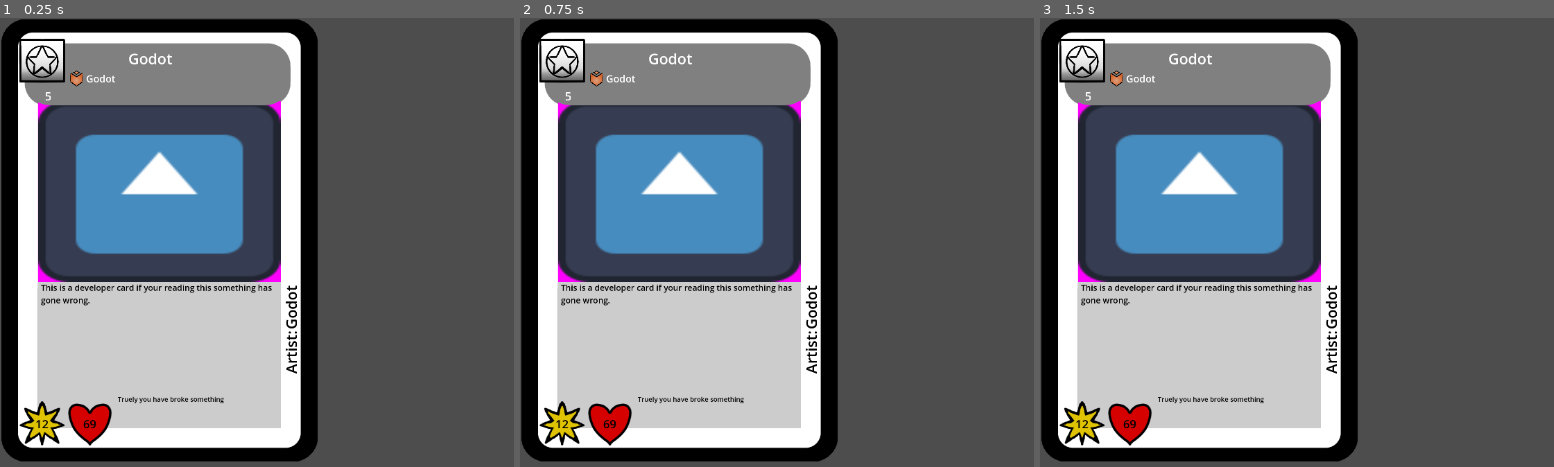
Above: before the commit, frames 1-3 (left to right).
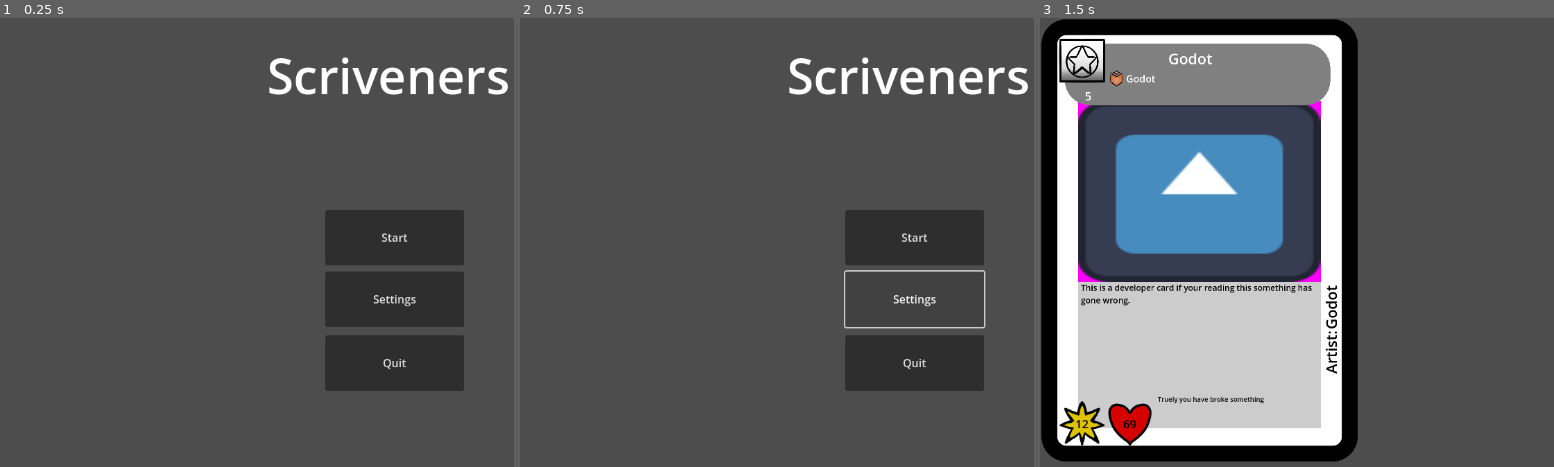
Above: after the commit, the same moments.

Repository: Diah50/Scriveners_Digital_Card_Game
Game: Godot game, scene res://scenes/main.tscn
Same seed, same stepped clock (60 frames per second), same inputs: the game is played once before the commit and once after it.
Inputs (mouse positions are in pixels of both pictures, inside the frame that each line leads up to):
- Up to frame 1 (0.25 s): no input
- Up to frame 2 (0.75 s): click (915, 300) at 0.5 s, where only the run after the commit has a clickable "Settings"
- Up to frame 3 (1.5 s): click (1435, 238) at 1.25 s, where only the run after the commit has a clickable "Start"

The runs differ from the first frame. In frame 1, 64% of the frame differs, in the area x 0-99%, y 0-99%; in frame 2, 61%; in frame 3, 1.7%.

Commit message:
added a main menu and

Diff:
--- /dev/null
+++ b/global scripts/cardResource.gd
@@ -0,0 +1,59 @@
+extends Resource
+
+class_name CardData
+enum Faction{AMBITION,INGENUITY,STRENGTH,ENDURANCE,TENACITY,CONTROL,HEGEMONY}
+
+enum Subtype {ROBOT}
+enum CardType {CARD,COMMANDER,LOCATION,SUPPORT,NEUTRAL,EQUIPMENT}
+@export var cardName:String
+@export var cost:int
+@export var cardType:CardType
+@export var faction:Faction
+@export var subtype:String
+@export var power:int
+@export var heart:int
+@export var description:String
+@export var flovorText:String
+@export var artistName:String
+@export var cardArt:String
+
+func load_card_type_texture(type:CardType):
+	match type:
+		CardType.CARD:
+			return load("res://assets/textures/Icons/card types/card_icon.png")
+		CardType.COMMANDER:
+			return load("res://assets/textures/Icons/card types/commander_icon.png")
+		CardType.LOCATION:
+			return load("res://assets/textures/Icons/card types/location_icon.png")
+		CardType.SUPPORT:
+			return load("res://assets/textures/Icons/card types/support_icon.png")
+		CardType.NEUTRAL:
+			return load("res://assets/textures/Icons/card types/neutral_icon.png")
+		CardType.EQUIPMENT:
+			return load("res://assets/textures/Icons/card types/equipment_icon.png")
+
+		_:
+			push_error("Nonexistent card type")
+			return load("res://icon.svg")
+
+func load_faction_texture(faction:Faction):
+	match faction:
+		Faction.AMBITION:
+			return load("res://assets/textures/Icons/factions/ambition_icon.png")
+		Faction.INGENUITY:
+			return load("res://assets/textures/Icons/factions/ingenuity_icon.png")
+		Faction.STRENGTH:
+			return load("res://assets/textures/Icons/factions/strength_icon.png")
+		Faction.ENDURANCE:
+			return load("res://assets/textures/Icons/factions/endurance_icon.png")
+		Faction.TENACITY:
+			return load("res://assets/textures/Icons/factions/tenacity_icon.png")
+		Faction.CONTROL:
+			return load("res://assets/textures/Icons/factions/control_icon.png")
+		Faction.HEGEMONY:
+			return load("res://assets/textures/Icons/factions/hegemony_icon.png")
+		_:
+			push_error("Nonexistent faction type")
+			return load("res://icon.svg")
+func load_card_art():
+	return load(cardArt)
--- a/gobal scripts/cardResource.gd
+++ /dev/null
@@ -1,55 +0,0 @@
-extends Resource
-
-class_name CardData
-enum Faction{AMBITION,INGENUITY,STRENGTH,ENDURANCE,TENACITY,CONTROL}
-enum Subtype {ROBOT}
-enum CardType {CARD,COMMANDER,LOCATION,SUPPORT,NEUTRAL,EQUIPMENT}
-@export var cardName:String
-@export var cost:int
-@export var cardType:CardType
-@export var faction:Faction
-@export var subtype:String
-@export var power:int
-@export var heart:int
-@export var description:String
-@export var flovorText:String
-@export var artistName:String
-@export var cardArt:String
-
-func load_card_type_texture(type:CardType):
-	match type:
-		CardType.CARD:
-			return load("res://assets/textures/Icons/card_icon.png")
-		CardType.COMMANDER:
-			return load("res://assets/textures/Icons/commander_icon.png")
-		CardType.LOCATION:
-			return load("res://assets/textures/Icons/location_icon.png")
-		CardType.SUPPORT:
-			return load("res://assets/textures/Icons/support_icon.png")
-		CardType.NEUTRAL:
-			return load("res://assets/textures/Icons/neutral_icon.png")
-		CardType.EQUIPMENT:
-			return load("res://assets/textures/Icons/equipment_icon.png")
-		_:
-			push_error("Nonexistent card type")
-			return load("res://icon.svg")
-
-func load_faction_texture(faction:Faction):
-	match faction:
-		Faction.AMBITION:
-			return load("res://assets/textures/Icons/ambition_icon.png")
-		Faction.INGENUITY:
-			return load("res://assets/textures/Icons/ingenuity_icon.png")
-		Faction.STRENGTH:
-			return load("res://assets/textures/Icons/strength_icon.png")
-		Faction.ENDURANCE:
-			return load("res://assets/textures/Icons/endurance_icon.png")
-		Faction.TENACITY:
-			return load("res://assets/textures/Icons/tenacity_icon.png")
-		Faction.CONTROL:
-			return load("res://assets/textures/Icons/control_icon.png")
-		_:
-			push_error("Nonexistent faction type")
-			return load("res://icon.svg")
-func load_card_art():
-	return load(cardArt)
--- a/scenes/card Template.tscn
+++ b/scenes/card Template.tscn
@@ -1,12 +1,11 @@
-[gd_scene load_steps=23 format=3 uid="uid://cw7ye7msiyejp"]
+[gd_scene load_steps=22 format=3 uid="uid://cw7ye7msiyejp"]
 
 [ext_resource type="Script" path="res://scenes/card Template.gd" id="1_btga0"]
-[ext_resource type="Texture2D" uid="uid://h307w1s2265g" path="res://assets/textures/Icons/ingenuity_icon.png" id="2_d1t3k"]
-[ext_resource type="Texture2D" uid="uid://brhy3lv4hy46f" path="res://assets/textures/Icons/card_icon.png" id="2_nwrue"]
 [ext_resource type="Texture2D" uid="uid://ugct8o3ae41s" path="res://assets/textures/Icons/power_icon.png" id="3_idafw"]
+[ext_resource type="Texture2D" uid="uid://brhy3lv4hy46f" path="res://assets/textures/Icons/card types/card_icon.png" id="3_m552f"]
 [ext_resource type="Texture2D" uid="uid://yvmoavymhnbc" path="res://assets/textures/Icons/heart_icon.png" id="4_7x4wq"]
+[ext_resource type="Texture2D" uid="uid://h307w1s2265g" path="res://assets/textures/Icons/factions/ingenuity_icon.png" id="4_n54b8"]
 [ext_resource type="Texture2D" uid="uid://tcac8rylv62s" path="res://assets/textures/Neutral_-_3_Front.png" id="5_6foti"]
-[ext_resource type="Texture2D" uid="uid://cixob3vlhclfj" path="res://assets/textures/ScrivenersBack.png" id="8_k7k4j"]
 
 [sub_resource type="StyleBoxFlat" id="StyleBoxFlat_3fudf"]
 bg_color = Color(1, 1, 1, 1)
@@ -104,7 +103,8 @@
 layout_mode = 2
 theme = SubResource("Theme_a7u7p")
 
-[node name="TextureRect" type="TextureRect" parent="Control/background/Panel"]
+[node name="card front" type="TextureRect" parent="Control/background/Panel"]
+visible = false
 custom_minimum_size = Vector2(960, 1344)
 layout_mode = 0
 offset_right = 960.0
@@ -205,7 +205,7 @@
 [node name="cardType" type="TextureRect" parent="Control/background/Panel/header/Panel/VBoxContainer/HBoxContainer"]
 custom_minimum_size = Vector2(50, 50)
 layout_mode = 2
-texture = ExtResource("2_nwrue")
+texture = ExtResource("3_m552f")
 expand_mode = 1
 flip_h = true
 
@@ -237,7 +237,7 @@
 
 [node name="factionTexture" type="TextureRect" parent="Control/background/Panel/Faction icon"]
 layout_mode = 2
-texture = ExtResource("2_d1t3k")
+texture = ExtResource("4_n54b8")
 expand_mode = 1
 
 [node name="Power" type="MarginContainer" parent="Control/background/Panel"]
@@ -276,6 +276,7 @@
 expand_mode = 1
 
 [node name="heartText" type="Label" parent="Control/background/Panel/Heart/TextureRect"]
+layout_mode = 0
 offset_left = 53.0
 offset_top = 60.0
 offset_right = 98.0
@@ -303,7 +304,7 @@
 text = "Name"
 label_settings = SubResource("LabelSettings_2lyuj")
 
-[node name="cardback" type="TextureRect" parent="Control/background"]
-visible = false
-layout_mode = 2
-texture = ExtResource("8_k7k4j")
+[node name="RichTextLabel" type="RichTextLabel" parent="Control"]
+layout_mode = 0
+offset_right = 40.0
+offset_bottom = 40.0
--- /dev/null
+++ b/scenes/gameboard.tscn
@@ -0,0 +1,27 @@
+[gd_scene load_steps=4 format=3 uid="uid://bstnmbxxb6vjl"]
+
+[ext_resource type="PackedScene" uid="uid://cw7ye7msiyejp" path="res://scenes/card Template.tscn" id="1_fq5pq"]
+[ext_resource type="Script" path="res://global scripts/cardResource.gd" id="2_fnbpa"]
+
+[sub_resource type="Resource" id="Resource_3fyog"]
+script = ExtResource("2_fnbpa")
+cardName = "Godot"
+cost = 5
+cardType = 1
+faction = 5
+subtype = "Godot"
+power = 12
+heart = 69
+description = "This is a developer card if your reading this something has gone wrong."
+flovorText = "Truely you have broke something"
+artistName = "Godot"
+cardArt = "res://icon.svg"
+
+[node name="Gameboard" type="Node2D"]
+
+[node name="CardTemplate" parent="." instance=ExtResource("1_fq5pq")]
+position = Vector2(232, 321)
+scale = Vector2(1.9, 1.9)
+cardInfo = SubResource("Resource_3fyog")
+metadata/_edit_vertical_guides_ = [-480.0, 480.0]
+metadata/_edit_horizontal_guides_ = [-672.0, 672.0]
--- a/scenes/main.tscn
+++ b/scenes/main.tscn
@@ -1,27 +1,52 @@
-[gd_scene load_steps=4 format=3 uid="uid://dnkm6nq6cov18"]
+[gd_scene load_steps=3 format=3 uid="uid://dnkm6nq6cov18"]
 
-[ext_resource type="PackedScene" uid="uid://cw7ye7msiyejp" path="res://scenes/card Template.tscn" id="1_g5xrc"]
-[ext_resource type="Script" path="res://gobal scripts/cardResource.gd" id="2_md0n2"]
+[ext_resource type="Script" path="res://scenes/menu.gd" id="1_oumlu"]
 
-[sub_resource type="Resource" id="Resource_to5yu"]
-script = ExtResource("2_md0n2")
-cardName = "Godot"
-cost = 5
-cardType = 1
-faction = 5
-subtype = "Godot"
-power = 12
-heart = 69
-description = "This is a developer card if your reading this something has gone wrong."
-flovorText = "Truely you have broke something"
-artistName = "Godot"
-cardArt = "res://icon.svg"
+[sub_resource type="LabelSettings" id="LabelSettings_o2w0f"]
+font_size = 70
 
-[node name="main" type="Node2D"]
+[node name="menu" type="Node2D"]
+script = ExtResource("1_oumlu")
 
-[node name="CardTemplate" parent="." instance=ExtResource("1_g5xrc")]
-position = Vector2(232, 321)
-scale = Vector2(1.9, 1.9)
-cardInfo = SubResource("Resource_to5yu")
-metadata/_edit_vertical_guides_ = [-480.0, 480.0]
-metadata/_edit_horizontal_guides_ = [-672.0, 672.0]
+[node name="Control" type="Control" parent="."]
+layout_mode = 3
+anchors_preset = 0
+offset_right = 1155.0
+offset_bottom = 644.0
+
+[node name="Label" type="Label" parent="Control"]
+layout_mode = 0
+offset_left = 385.0
+offset_top = 35.0
+offset_right = 751.0
+offset_bottom = 131.0
+text = "Scriveners "
+label_settings = SubResource("LabelSettings_o2w0f")
+
+[node name="Start_btm" type="Button" parent="Control"]
+layout_mode = 0
+offset_left = 469.0
+offset_top = 277.0
+offset_right = 669.0
+offset_bottom = 357.0
+text = "Start"
+
+[node name="Settings_btm" type="Button" parent="Control"]
+layout_mode = 0
+offset_left = 469.0
+offset_top = 366.0
+offset_right = 669.0
+offset_bottom = 446.0
+text = "Settings"
+
+[node name="Quit_btm" type="Button" parent="Control"]
+layout_mode = 0
+offset_left = 469.0
+offset_top = 458.0
+offset_right = 669.0
+offset_bottom = 538.0
+text = "Quit"
+
+[connection signal="button_up" from="Control/Start_btm" to="." method="_on_start_btm_button_up"]
+[connection signal="button_up" from="Control/Settings_btm" to="." method="_on_settings_btm_button_up"]
+[connection signal="button_up" from="Control/Quit_btm" to="." method="_on_quit_btm_button_up"]
--- /dev/null
+++ b/scenes/menu.gd
@@ -0,0 +1,26 @@
+extends Node2D
+
+
+# Called when the node enters the scene tree for the first time.
+func _ready():
+	pass # Replace with function body.
+
+
+# Called every frame. 'delta' is the elapsed time since the previous frame.
+func _process(delta):
+	pass
+
+
+func _on_start_btm_button_up():
+	get_tree().change_scene_to_file("res://scenes/gameboard.tscn")
+	pass # Replace with function body.
+
+
+func _on_settings_btm_button_up():
+	print("Does nothing but sends this message")
+	pass # Replace with function body.
+
+
+func _on_quit_btm_button_up():
+	get_tree().quit()
+	pass # Replace with function body.
Renamed: assets/textures/Icons/card_icon.png -> assets/textures/Icons/card types/card_icon.png
Not shown, changed: assets/textures/Icons/card types/card_icon.png.import
Renamed: assets/textures/Icons/commander_icon.png -> assets/textures/Icons/card types/commander_icon.png
Not shown, changed: assets/textures/Icons/card types/commander_icon.png.import
Renamed: assets/textures/Icons/equipment_icon.png -> assets/textures/Icons/card types/equipment_icon.png
Not shown, added: assets/textures/Icons/card types/equipment_icon.png.import
Renamed: assets/textures/Icons/location_icon.png -> assets/textures/Icons/card types/location_icon.png
Not shown, changed: assets/textures/Icons/card types/location_icon.png.import
Renamed: assets/textures/Icons/neutral_icon.png -> assets/textures/Icons/card types/neutral_icon.png
Not shown, changed: assets/textures/Icons/card types/neutral_icon.png.import
Renamed: assets/textures/Icons/unit_icon.png -> assets/textures/Icons/card types/unit_icon.png
Not shown, changed: assets/textures/Icons/card types/unit_icon.png.import
(and 29 more such lines)
